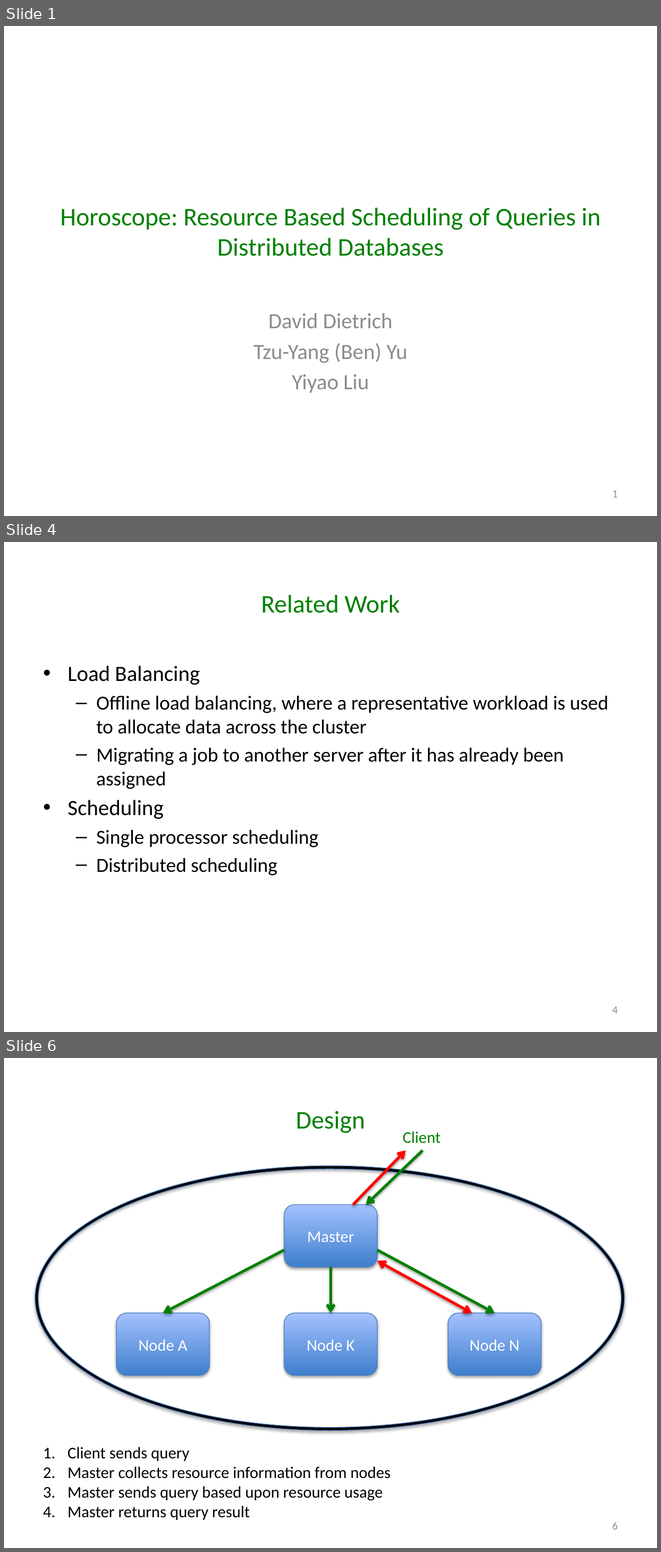
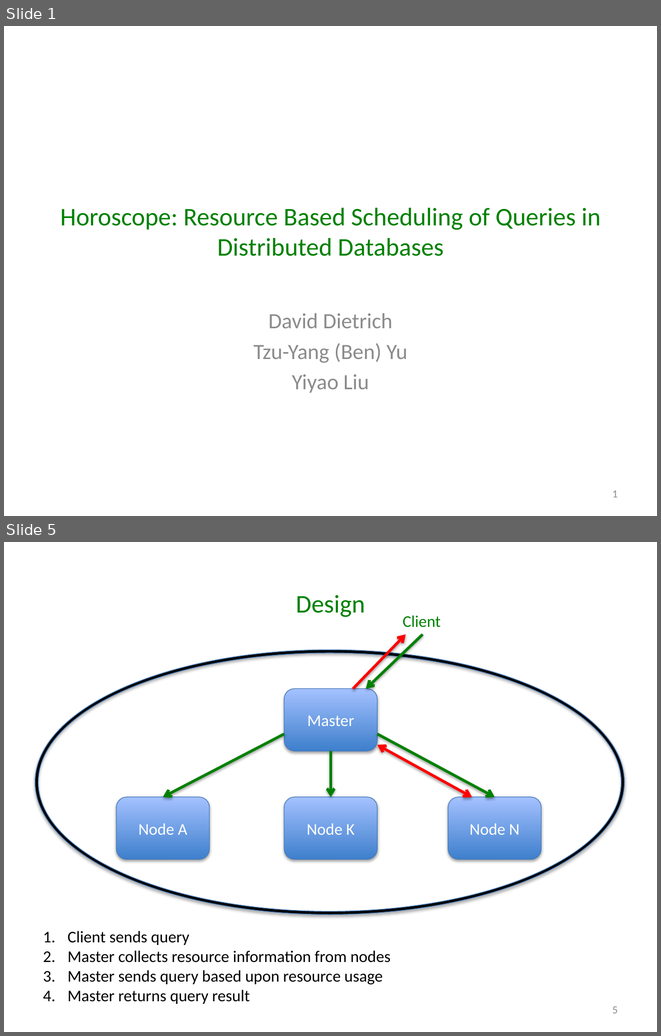
Before and after one commit to godares79/CS848-Project, a slide deck: PresentationSlides/Presentation.pptx. Shown one above the other, each under a label of ours: slides 1, 4 and 6 before the commit, slides 1 and 5 after it; the slides between them are not shown. The pictures are 661x1552 and 661x1036 pixels, drawn with LibreOffice and Linux fonts; fonts in the diff are those of the drawing. Boxes give left, top, right and bottom in pixels: in the first picture for what was removed or moved away, otherwise in the second. Text is boxed around its words. In the diff, an @@ line names an element or a change of style, - is before the commit and + after.

```diff
--- a/PresentationSlides/Presentation.pptx
+++ b/PresentationSlides/Presentation.pptx
@@ slide 4 removed at box(4, 542, 657, 1032), background #FFFFFF @@
@@ title removed at box(261, 594, 400, 613) @@
-Related Work
@@ text removed at box(68, 665, 609, 875) @@
-• Load Balancing
-  – Offline load balancing, where a representative workload is used to allocate data across the cluster
-  – Migrating a job to another server after it has already been assigned
-• Scheduling
-  – Single processor scheduling
-  – Distributed scheduling
@@ page number removed at box(612, 1006, 618, 1013) @@
-4
@@ what was slide 6 is now slide 5 @@
@@ page number at box(612, 1006, 618, 1013): text changed @@
-6
+5
```
Also in this commit, not shown: 13 slides changed, 1 other slide removed.
